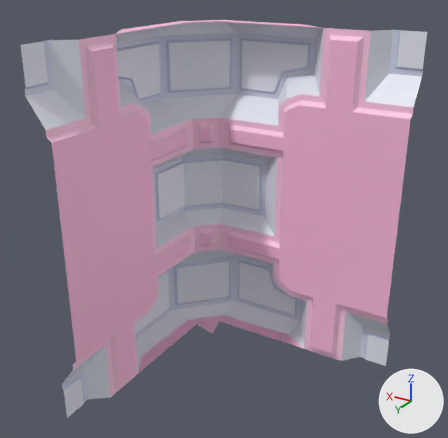
Two versions of the FBX model Users/Jardene/Wall_Pieces/WallPanel_CornerOut.fbx, one commit apart.
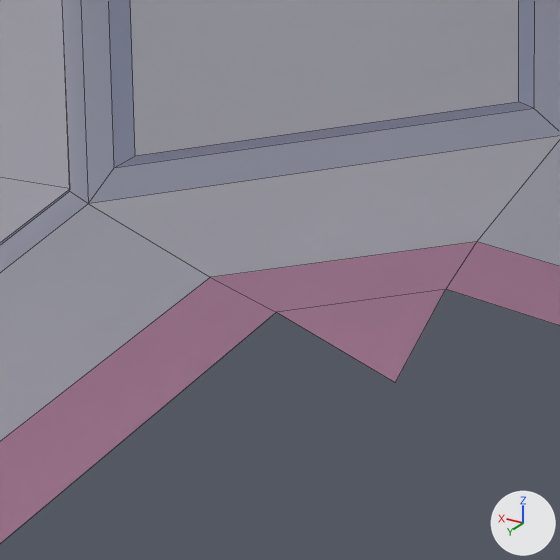
There are two pictures of each version: one whole from a 50 mm lens placed at (-3.4, 5.4, 4.25), pointed at (-0.59, 0.71, 1.91), one close up on the part from 36% to 52% of the width and 65% to 82% of the height. Arrows for +X, +Y and +Z are at lower right; the lights stay in place. The close-ups show mesh edges as thin lines. Where no turn or scale is listed for an object, it has been applied to the vertices.

Names of what the first close-up shows: 'CornerPanelOut1'.
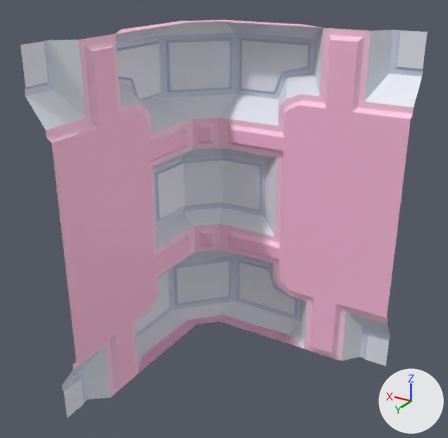
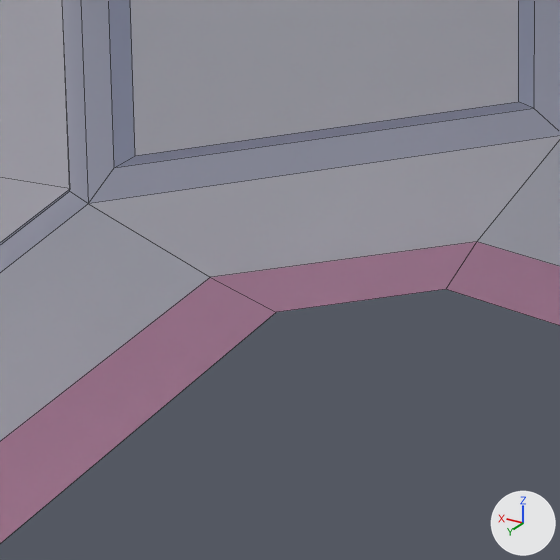
Changed parts and their boxes [x1, y1, x2, y2] in the close-ups (560 x 560 px):
```json
{"part": 1, "of": "me_mesh", "change": "deleted", "before": [277, 289, 446, 383], "on screen": "purple"}
```

Scene script edits in JSON lines:
```json
{"block": "me_mesh", "where": "# used by ob_cornerpanelout1; location = (0.0, 0.0, 0.0)"}
{"block": "me_mesh", "where": "# verts and faces of me_mesh; kept vertices keep their numbers, new ones are numbered from 481"}
{"block": "me_mesh", "where": "# before: 0 (0.0, 0.0, 0.0) at pixel (395, 382), 224 (0.07, -0.28, 0.0) at pixel (445, 289), 448 (0.28, -0.07, 0.0) at pixel (276, 312)"}
{"op": "remove", "block": "me_mesh", "code": "me_mesh.from_pydata(...)  # 481 vertices, 464 faces; spans x -2.0..0.6, y -0.6..2.0, z 0.0..3.6"}
{"op": "add", "block": "me_mesh", "code": "me_mesh.from_pydata(...)  # 480 vertices, 463 faces; spans x -2.0..0.6, y -0.6..2.0, z 0.0..3.6"}
{"block": "me_mesh", "change": "me_mesh part 1"}
{"op": "add", "block": "me_mesh", "code": "delete_vertices([0])  # with the faces that use them"}
```
